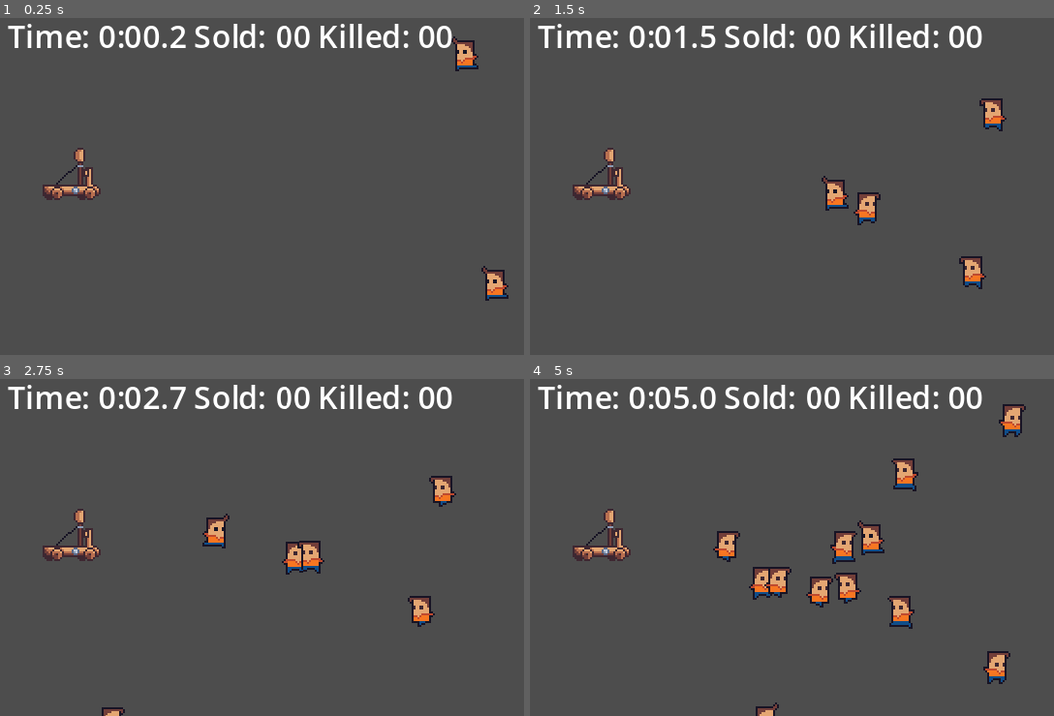
Above: before the commit, frames 1-4 (two rows, left to right).
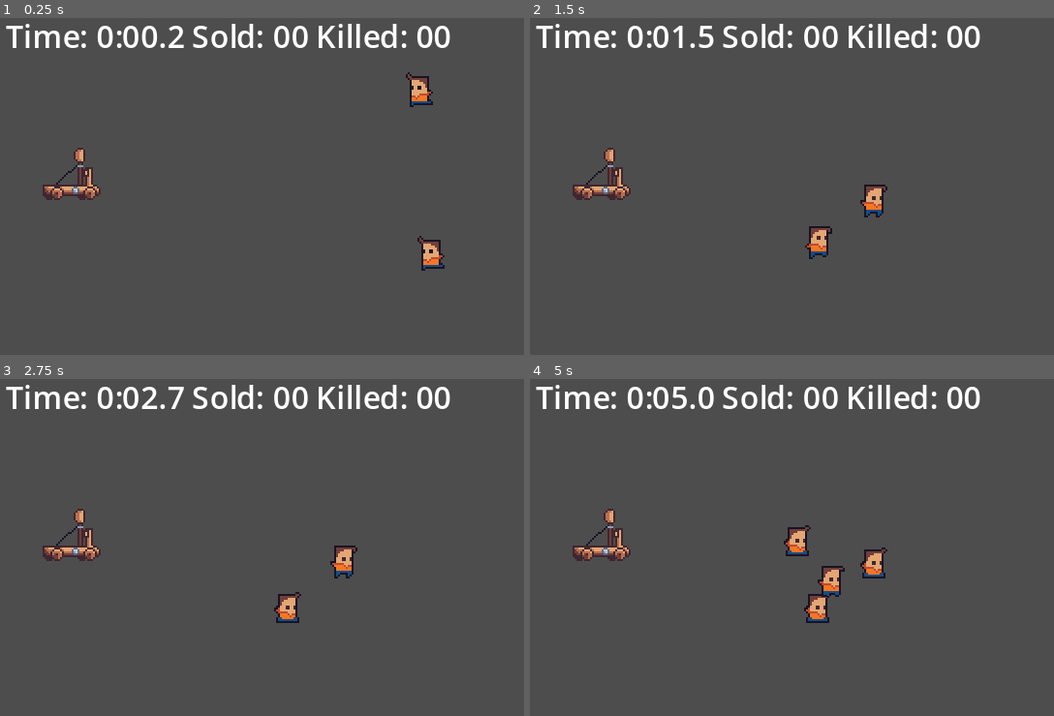
Above: after the commit, the same moments.

Repository: tiagobonetti/scaling-up
Game: Godot game, scene res://Scenes/Stages/Stage1.tscn
Two runs of this game, one before a commit and one after it. Both use one fixed random seed, a clock stepped at 60 frames per second and the inputs below.
Inputs (mouse positions are in pixels of both pictures, inside the frame that each line leads up to):
- Up to frame 1 (0.25 s): no input
- Up to frame 2 (1.5 s): move the mouse to (598, 193) at 0.52 s; hold Right (ui_right) 0.53-1.28 s; move the mouse to (634, 196) at 1.27 s; hold Down (ui_down) from 1.28 s (still down)
- Up to frame 3 (2.75 s): move the mouse to (288, 466) at 2.02 s; release Down (ui_down) at 2.03 s; hold Right (ui_right) from 2.03 s (still down)
- Up to frame 4 (5 s): move the mouse to (729, 611) at 2.77 s; release Right (ui_right) at 2.78 s; hold Up (ui_up) 2.78-3.53 s; move the mouse to (943, 594) at 3.52 s; hold Left (ui_left) from 3.53 s (still down); move the mouse to (571, 490) at 4.27 s

The runs differ from the first frame. In frame 1, 3.7% of the frame differs, in the area x 1-98%, y 1-84%; in frame 2, 4.2%; in frame 3, 4.7%; in frame 4, 7.3%, in the area x 1-95%, y 1-100%.

Commit message:
Rename enemy to customer and a bunch of other things

Diff:
--- a/Scenes/Entities/Enemy.tscn
+++ b/Scenes/Entities/Customer.tscn
@@ -1,7 +1,7 @@
-[gd_scene load_steps=9 format=3 uid="uid://d1i5dsahlb5i7"]
+[gd_scene load_steps=9 format=3 uid="uid://r7y2r8xqkn0p"]
 
-[ext_resource type="Script" path="res://Scripts/enemy.gd" id="1_mmkan"]
-[ext_resource type="Texture2D" uid="uid://bbyqtul2iolym" path="res://Sprites/dev/dev.png" id="2_p6rqy"]
+[ext_resource type="Script" path="res://Scripts/customer.gd" id="1_37qxj"]
+[ext_resource type="Texture2D" uid="uid://bbyqtul2iolym" path="res://Sprites/dev/dev.png" id="2_aco52"]
 
 [sub_resource type="CapsuleShape2D" id="CapsuleShape2D_txnyl"]
 radius = 4.0
@@ -81,13 +81,13 @@
 "RunRight": SubResource("Animation_lyp70")
 }
 
-[node name="Enemy" type="CharacterBody2D"]
-script = ExtResource("1_mmkan")
+[node name="Customer" type="CharacterBody2D"]
+script = ExtResource("1_37qxj")
 metadata/_edit_group_ = true
 
 [node name="Sprite2D" type="Sprite2D" parent="."]
 position = Vector2(0, -6)
-texture = ExtResource("2_p6rqy")
+texture = ExtResource("2_aco52")
 hframes = 13
 frame = 5
 
@@ -100,3 +100,6 @@
 libraries = {
 "": SubResource("AnimationLibrary_owx5r")
 }
+
+[node name="HappyTimer" type="Timer" parent="."]
+unique_name_in_owner = true
--- /dev/null
+++ b/Scenes/Entities/CustomerSpawner.tscn
@@ -0,0 +1,10 @@
+[gd_scene load_steps=2 format=3 uid="uid://k5u4hsit7bwf"]
+
+[ext_resource type="Script" path="res://Scripts/customer_spawner.gd" id="1_qr8tb"]
+
+[node name="CustomerSpawner" type="Node2D"]
+script = ExtResource("1_qr8tb")
+spawned_max = null
+
+[node name="Timer" type="Timer" parent="."]
+unique_name_in_owner = true
--- a/Scenes/Entities/EnemySpawner.tscn
+++ /dev/null
@@ -1,12 +0,0 @@
-[gd_scene load_steps=3 format=3 uid="uid://rqvcu21b4jgn"]
-
-[ext_resource type="Script" path="res://Scripts/enemy_spawner.gd" id="1_f78n1"]
-[ext_resource type="PackedScene" uid="uid://d1i5dsahlb5i7" path="res://Scenes/Entities/Enemy.tscn" id="2_ymb6u"]
-
-[node name="EnemySpawner" type="Node2D"]
-script = ExtResource("1_f78n1")
-spawn_cooldown = 1.0
-enemy_scene = ExtResource("2_ymb6u")
-
-[node name="Timer" type="Timer" parent="."]
-unique_name_in_owner = true
--- a/Scenes/Stages/Stage1.tscn
+++ b/Scenes/Stages/Stage1.tscn
@@ -1,17 +1,12 @@
-[gd_scene load_steps=4 format=3 uid="uid://bj6wrvnc2nqjs"]
+[gd_scene load_steps=5 format=3 uid="uid://bj6wrvnc2nqjs"]
 
 [ext_resource type="Script" path="res://Scripts/stage.gd" id="1_rgm66"]
-[ext_resource type="PackedScene" uid="uid://rqvcu21b4jgn" path="res://Scenes/Entities/EnemySpawner.tscn" id="2_042kj"]
 [ext_resource type="PackedScene" uid="uid://47fibceb80ku" path="res://Scenes/Entities/Catapult.tscn" id="3_1i58h"]
+[ext_resource type="PackedScene" uid="uid://k5u4hsit7bwf" path="res://Scenes/Entities/CustomerSpawner.tscn" id="3_qgbpd"]
+[ext_resource type="PackedScene" uid="uid://r7y2r8xqkn0p" path="res://Scenes/Entities/Customer.tscn" id="3_x7o1s"]
 
 [node name="Stage" type="Node2D"]
 script = ExtResource("1_rgm66")
-
-[node name="EnemySpawner1" parent="." instance=ExtResource("2_042kj")]
-position = Vector2(283, 36)
-
-[node name="EnemySpawner2" parent="." instance=ExtResource("2_042kj")]
-position = Vector2(284, 149)
 
 [node name="Area2D" parent="." instance=ExtResource("3_1i58h")]
 position = Vector2(78, 96)
@@ -20,18 +15,29 @@
 
 [node name="TopLabel" type="Label" parent="CanvasLayer"]
 unique_name_in_owner = true
-offset_left = 37.0
 offset_top = 4.0
-offset_right = 285.0
+offset_right = 320.0
 offset_bottom = 30.0
-text = "Time: 0:00.0 Killed: 000"
+text = "Time: 0:23.4  Sold: 99 Killed: 99"
 horizontal_alignment = 1
 
 [node name="CenterLabel" type="Label" parent="CanvasLayer"]
 unique_name_in_owner = true
-offset_left = 40.0
 offset_top = 95.0
-offset_right = 288.0
-offset_bottom = 121.0
-text = "Stage Completed!"
+offset_right = 320.0
+offset_bottom = 181.0
+text = "You have captured the market!
+Time for a price hike!
+You killed too many customers!
+ Time for a  fine and cushy retirement!\""
 horizontal_alignment = 1
+
+[node name="CustomerSpawner" parent="." instance=ExtResource("3_qgbpd")]
+position = Vector2(267, 44)
+spawned_max = 10
+customer_scene = ExtResource("3_x7o1s")
+
+[node name="CustomerSpawner2" parent="." instance=ExtResource("3_qgbpd")]
+position = Vector2(268, 139)
+spawned_max = 10
+customer_scene = ExtResource("3_x7o1s")
--- a/Scripts/enemy.gd
+++ b/Scripts/customer.gd
@@ -1,13 +1,14 @@
 extends CharacterBody2D
-class_name Enemy
+class_name Customer
 
 @export var health: int = 80
 @export var movement_speed: float = 180
 
-@export var acceleration := 100
-@export var max_speed := 200
+@export var acceleration := 500
+@export var max_speed := 100
 @export var friction := 200
-@export var target_max_distance := 1
+@export var collision_nudge := 500
+@export var target_max_distance := 20
 
 signal died
 signal bought
@@ -16,29 +17,27 @@
 var product_recognition := 0.0
 
 @export var happy_cooldown_s := 10.0
-var happy_timer := Timer.new()
 var happy_position := Vector2.ZERO
 var happy:
 	get:
-		return !happy_timer.is_stopped()
+		return !%HappyTimer.is_stopped()
 
 var damage_sources := []
 
 func start_happy():
 	product_recognition = 0.0
 	happy_position = position + Utils.rand_direction() * 1024
-	happy_timer.start(happy_cooldown_s)
+	%HappyTimer.start(happy_cooldown_s)
 
-func _init():
-	add_child(happy_timer)
-	happy_timer.one_shot = true
+func _ready():
+	%HappyTimer.one_shot = true
 
 func _physics_process(delta):
 	var target_position := happy_position if happy else product_position
 	var target_delta = target_position - global_position
 	chase(delta, target_delta, target_max_distance)
 	move_and_slide()
-	handle_collision()
+	handle_collision(delta)
 	handle_animation(target_delta)
 
 func chase(delta, target_delta, max_distance):
@@ -53,12 +52,19 @@
 	else:
 		%AnimationPlayer.play("Idle")
 
-func handle_collision():
+func handle_collision(delta):
 	if get_slide_collision_count() == 0:
 		return
 
 	for i in get_slide_collision_count():
-		var collider = get_slide_collision(i).get_collider()
+		var collision = get_slide_collision(i)
+		var collider = collision.get_collider()
+
+		var other := collider as Customer
+		if other:
+			velocity = velocity.move_toward(collision.get_normal() * max_speed, collision_nudge * delta)
+
+
 		handle_damage(collider)
 		handle_quality(collider)
 		handle_recognition(collider)
@@ -69,15 +75,11 @@
 		return
 
 	damage_sources.append(collider)
-
-	var damage := explosion.damage
-	if Utils.roll_succeded(explosion.critical_probability):
-		damage *= explosion.critical_multiplier
-	apply_damage(damage)
+	apply_damage(explosion.damage)
 
 func apply_damage(value: int):
 	health -= value
-	print("%s Received damage value=%d health=%d" % [name, value, health])
+	print("Received damage value=%d health=%d name=%s" % [name, value, health])
 	if health <= 0:
 		died.emit()
 		queue_free()
@@ -88,7 +90,7 @@
 		return
 
 	if Utils.roll_succeded(product.quality):
-		print("Sold! Great product! ", self)
+		print("Sold! Great product! name=%s", name)
 		buy(product)
 
 func handle_recognition(collider: Object):
@@ -98,7 +100,7 @@
 
 	product_recognition += product.recognition
 	if Utils.roll_succeded(product_recognition):
-		print("Sold! I know this product! ", self)
+		print("Sold! I know this product! name=%s", name)
 		buy(product)
 
 func buy(product: Product):
--- a/Scripts/enemy_spawner.gd
+++ b/Scripts/customer_spawner.gd
@@ -1,9 +1,9 @@
 @tool
 extends Node2D
-class_name EnemySpawner
+class_name CustomerSpawner
 
-@export var enemies_total := 10
-var enemies_spawned := 0
+@export var spawned_max := 10
+var spawned_count := 0
 
 @export var spawn_cooldown: float = 3.0 # Seconds
 @export var spawn_radius: float = 20 :
@@ -11,7 +11,7 @@
 		spawn_radius = value
 		queue_redraw()
 
-@export var enemy_scene: PackedScene = load("res://Scenes/Entities/Enemy.tscn")
+@export var customer_scene: PackedScene = load("res://Scenes/Entities/Customer.tscn")
 
 signal spawned(Node)
 signal finished
@@ -35,19 +35,18 @@
 	draw_polygon(points_arc, colors)
 
 func spawn_next():
-	spawn_enemy()
-	enemies_spawned += 1
-	if enemies_spawned < enemies_total:
+	spawn_customer()
+	spawned_count += 1
+	if spawned_count < spawned_max:
 		%Timer.start(spawn_cooldown)
 	else:
 		finished.emit()
 
-func spawn_enemy():
+func spawn_customer():
 	var random_distance = randf_range(0, spawn_radius)
 	var initial_position = global_position + Utils.rand_direction() * random_distance
-
-	var enemy := enemy_scene.instantiate()
-	add_child(enemy)
-	enemy.global_position = initial_position
-	spawned.emit(enemy)
-	print("Enemy spawned at: ", initial_position)
+	var customer := customer_scene.instantiate()
+	add_child(customer)
+	customer.global_position = initial_position
+	spawned.emit(customer)
+	print("Customer spawned at: ", initial_position)
--- a/Scripts/explosion.gd
+++ b/Scripts/explosion.gd
@@ -1,11 +1,16 @@
 extends StaticBody2D
 class_name Explosion
 
-@export var damage := 40
+@export var base_damage := 40
 @export var critical_probability := 0.15
-@export var critical_multiplier := 1.75
+@export var critical_damage := 40
+
+var damage := base_damage
 
 func _ready():
+	if Utils.roll_succeded(critical_probability):
+		damage += critical_damage
+
 	%AnimatedSprite2D.play("explode")
 	%AnimatedSprite2D.connect("animation_finished", Callable(on_finished))
 
--- a/Scripts/product.gd
+++ b/Scripts/product.gd
@@ -36,7 +36,6 @@
 		# While the product is in fligth (z is too high) we don't collide
 		var in_fligth = z / 2 > %CollisionShape2D.shape.radius
 		if in_fligth != %CollisionShape2D.disabled:
-			print("toggle", in_fligth)
 			%CollisionShape2D.set_deferred("disabled", in_fligth)
 
 	else:
--- a/Scripts/stage.gd
+++ b/Scripts/stage.gd
@@ -3,26 +3,31 @@
 
 var total_time_s := 0.0
 
-var enemies_died := 0
-var enemies_total := 0
+var customer_died := 0
+var customer_died_max := 10
 
 var products_sold := 0
-var products_sold_total := 10
+var products_sold_max := 10
 
-var completed:
+var failed:
 	get:
-		return enemies_died >= enemies_total or products_sold >= products_sold_total
+		return customer_died >= customer_died_max
+
+var succeded:
+	get:
+		return products_sold >= products_sold_max
+
+var finished:
+	get:
+		return succeded or failed
 
 func _ready():
 	%CenterLabel.visible = false
-	for spawner_node in find_children("", "EnemySpawner"):
-		var spawner = spawner_node as EnemySpawner
-		assert(spawner)
+	for spawner in find_children("", "CustomerSpawner"):
 		spawner.spawned.connect(Callable(on_spawned))
-		enemies_total += spawner.enemies_total
 
 func _process(delta):
-	if completed:
+	if finished:
 		return
 
 	total_time_s += delta
@@ -31,16 +36,21 @@
 func update_top_label():
 	var minutes = int(total_time_s / 60)
 	var seconds = fmod(total_time_s, 60.0)
-	%TopLabel.text = "Time: %d:%04.1f Sold: %02d Killed: %02d" % [minutes, seconds, products_sold ,enemies_died]
-	if completed:
+	%TopLabel.text = "Time: %d:%04.1f Sold: %02d Killed: %02d" % [minutes, seconds, products_sold ,customer_died]
+
+	if finished:
+		if succeded :
+			%CenterLabel.text = "You have captured the market!\n Time for a price hike!"
+		else:
+			%CenterLabel.text = "You killed too many customers!\n Time for a fine and cushy retirement!"
 		%CenterLabel.visible = true
 
-func on_spawned(enemy: Enemy):
-	enemy.died.connect(Callable(on_died))
-	enemy.bought.connect(Callable(on_bought))
+func on_spawned(customer: Customer):
+	customer.died.connect(Callable(on_died))
+	customer.bought.connect(Callable(on_bought))
 
 func on_died():
-	enemies_died += 1
+	customer_died += 1
 	update_top_label()
 
 func on_bought():
--- a/world.tscn
+++ b/world.tscn
@@ -125,4 +125,3 @@
 
 [node name="EnemySpawner" parent="." instance=ExtResource("6_18tdq")]
 position = Vector2(294, 157)
-spawn_cooldown = 1.0
